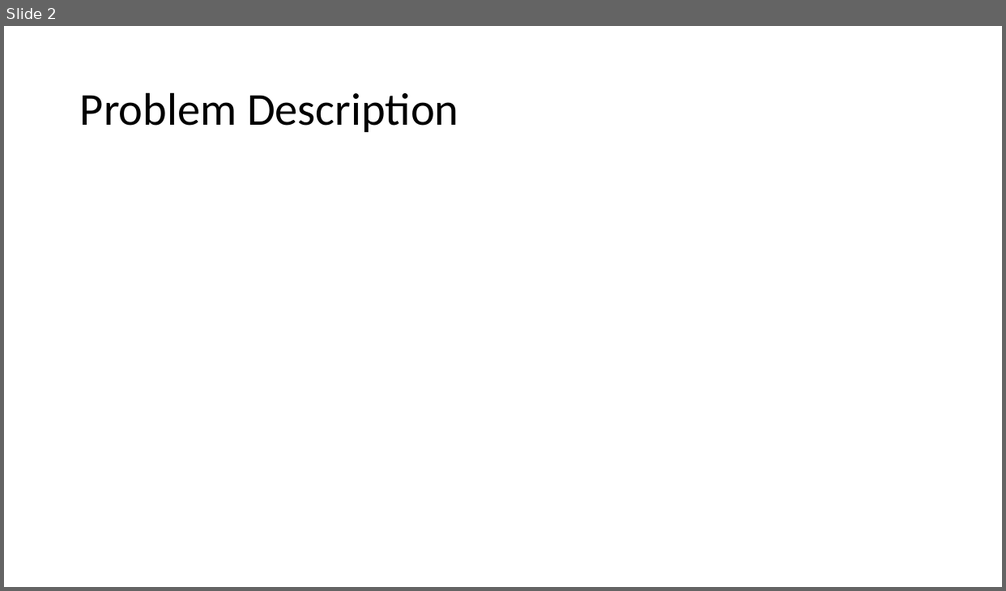
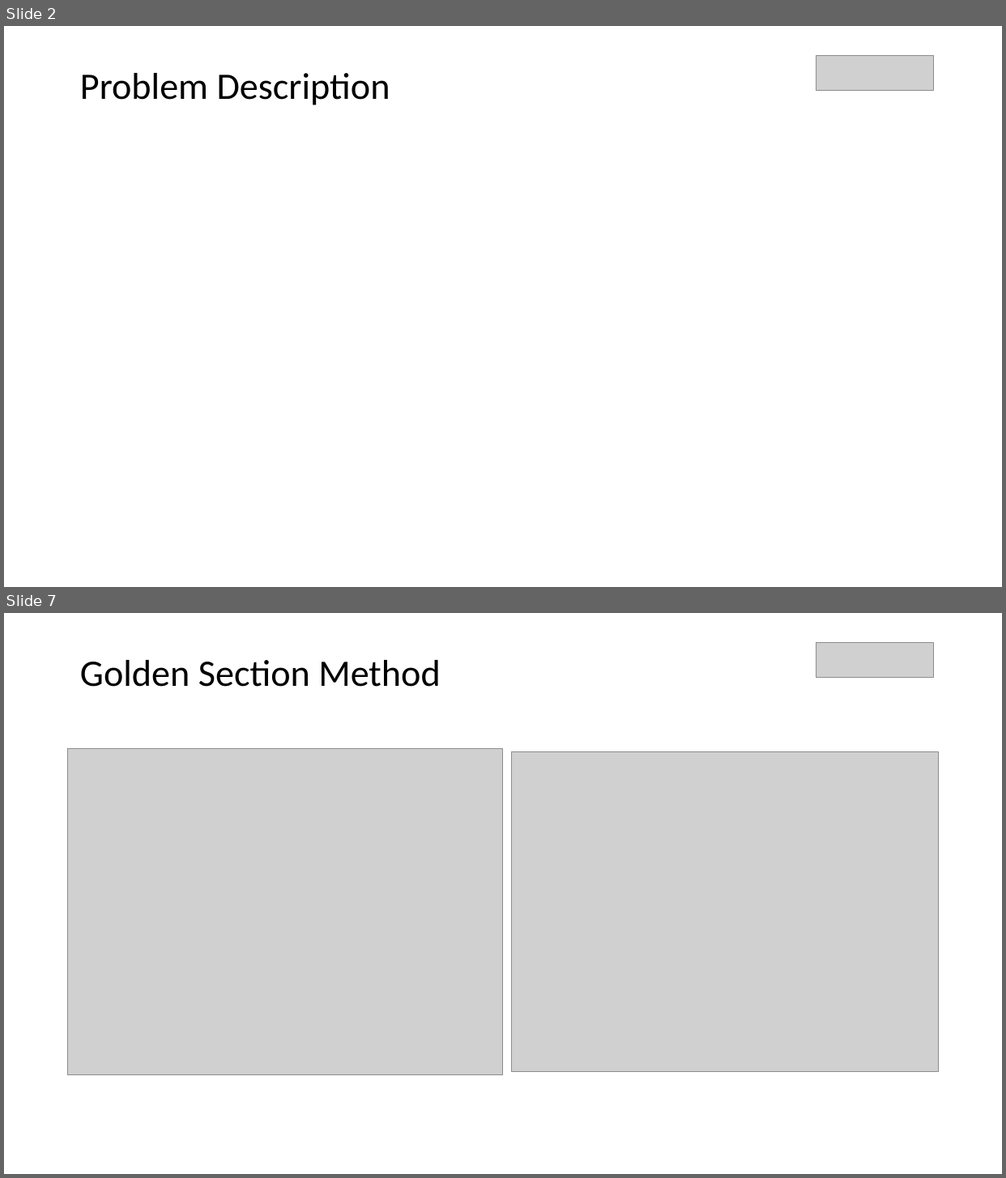
Before and after one commit to parkjan4/OptSim, a slide deck: Presentation.pptx. Shown one above the other, each under a label of ours: slide 2 before the commit, slides 2 and 7 after it; the slides between them are not shown. The pictures are 1006x591 and 1006x1178 pixels, drawn with LibreOffice and Linux fonts; fonts in the diff are those of the drawing; grey boxes stand for pictures. Boxes give left, top, right and bottom in pixels: in the first picture for what was removed or moved away, otherwise in the second. Text is boxed around its words. In the diff, an @@ line names an element or a change of style, - is before the commit and + after.

```diff
--- a/Presentation.pptx
+++ b/Presentation.pptx
@@ slide 7 added at [4,613,1002,1174], background #FFFFFF @@
@@ title added at [80,660,440,687], 36 pt, text #000000 @@
+Golden Section Method
@@ picture added at [816,643,933,677] @@
@@ picture added at [68,748,503,1075] @@
@@ picture added at [512,752,938,1072] @@
@@ slide 2 changed as well @@
@@ title "Problem Description" at [80,73,390,105]: size 44 to 36 pt @@
@@ picture added at [816,56,933,90] @@
```
Also in this commit, not shown: 1 other slide changed, 9 other slides added, 1 slide removed, 2 other files.
